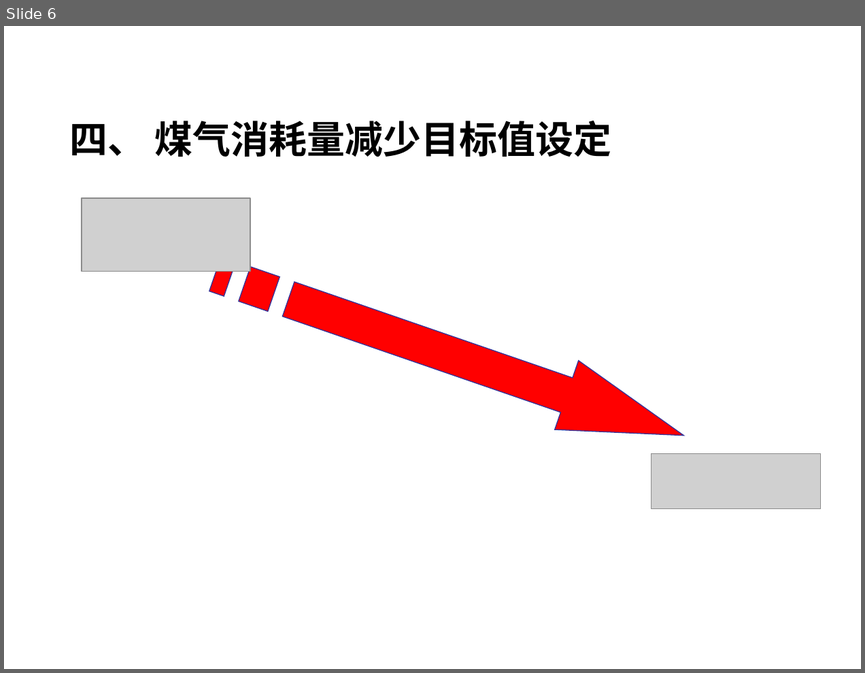
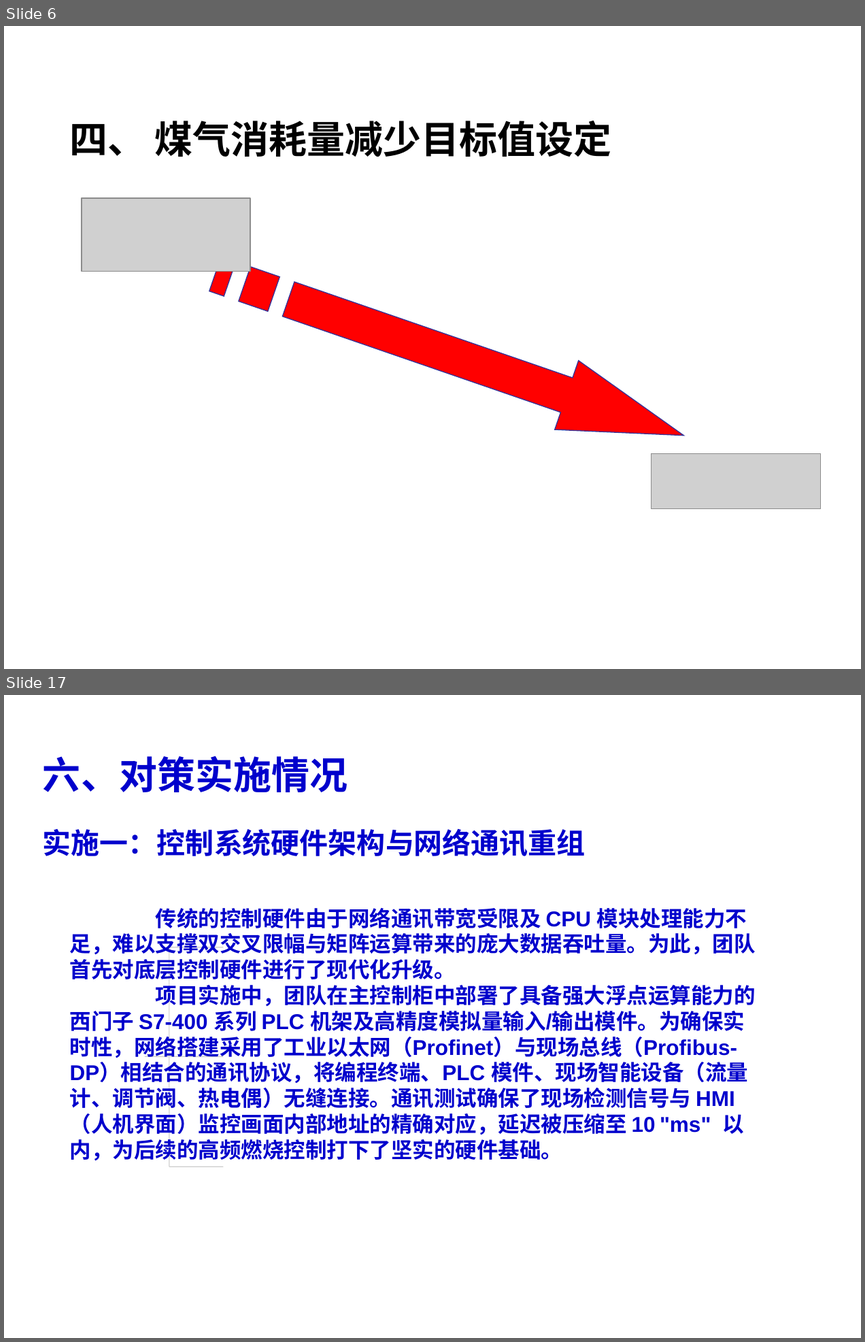
Before and after one commit to wfq1971/work_file, a slide deck: 2021年三棒作业区QC课题.ppt. Shown one above the other, each under a label of ours: slide 6 before the commit, slides 6 and 17 after it; the slides between them are not shown. The pictures are 865x673 and 865x1342 pixels, drawn with LibreOffice and Linux fonts; fonts in the diff are those of the drawing; grey boxes stand for pictures; background and template pictures are left out. Boxes give left, top, right and bottom in pixels: in the first picture for what was removed or moved away, otherwise in the second. Text is boxed around its words. In the diff, an @@ line names an element or a change of style, - is before the commit and + after.

```diff
--- a/2021年三棒作业区QC课题.ppt
+++ b/2021年三棒作业区QC课题.ppt
@@ slide 17 added at (x1=4, y1=695, x2=861, y2=1338), background picture (left out) @@
@@ text added at (x1=43, y1=756, x2=347, y2=792), 32 pt, text #0000CC, bold @@
+六、对策实施情况
@@ text added at (x1=43, y1=829, x2=585, y2=856), 24 pt, text #0000CC, bold @@
+实施一：控制系统硬件架构与网络通讯重组
@@ text added at (x1=70, y1=908, x2=755, y2=1161), 18 pt, text #0000CC, bold @@
+传统的控制硬件由于网络通讯带宽受限及 CPU 模块处理能力不足，难以支撑双交叉限幅与矩阵运算带来的庞大数据吞吐量。为此，团队首先对底层控制硬件进行了现代化升级。
+项目实施中，团队在主控制柜中部署了具备强大浮点运算能力的西门子 S7-400 系列 PLC 机架及高精度模拟量输入/输出模件。为确保实时性，网络搭建采用了工业以太网（Profinet）与现场总线（Profibus-DP）相结合的通讯协议，将编程终端、PLC 模件、现场智能设备（流量计、调节阀、热电偶）无缝连接。通讯测试确保了现场检测信号与 HMI（人机界面）监控画面内部地址的精确对应，延迟被压缩至 10 "ms" 以内，为后续的高频燃烧控制打下了坚实的硬件基础。
@@ line added from (169, 947) to (224, 947), #CCCCCC 0.74 pt @@
@@ line added from (169, 948) to (169, 1166), #D9D9D9 0.74 pt @@
@@ line added from (145, 1057) to (169, 1057), #CCCCCC 0.74 pt @@
@@ line added from (169, 1057) to (224, 1057), #CCCCCC 0.74 pt @@
@@ line added from (169, 1166) to (224, 1166), #CCCCCC 0.74 pt @@
```
Also in this commit, not shown: 15 slides changed, 10 other slides added, 6 slides removed.
